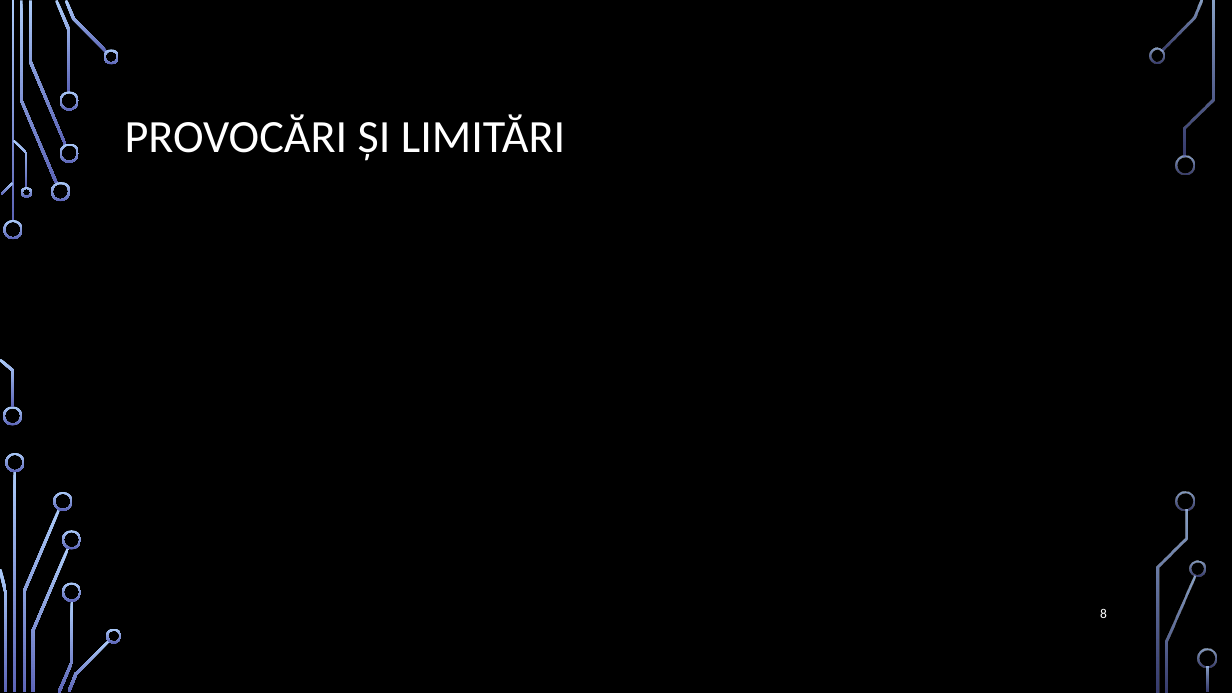
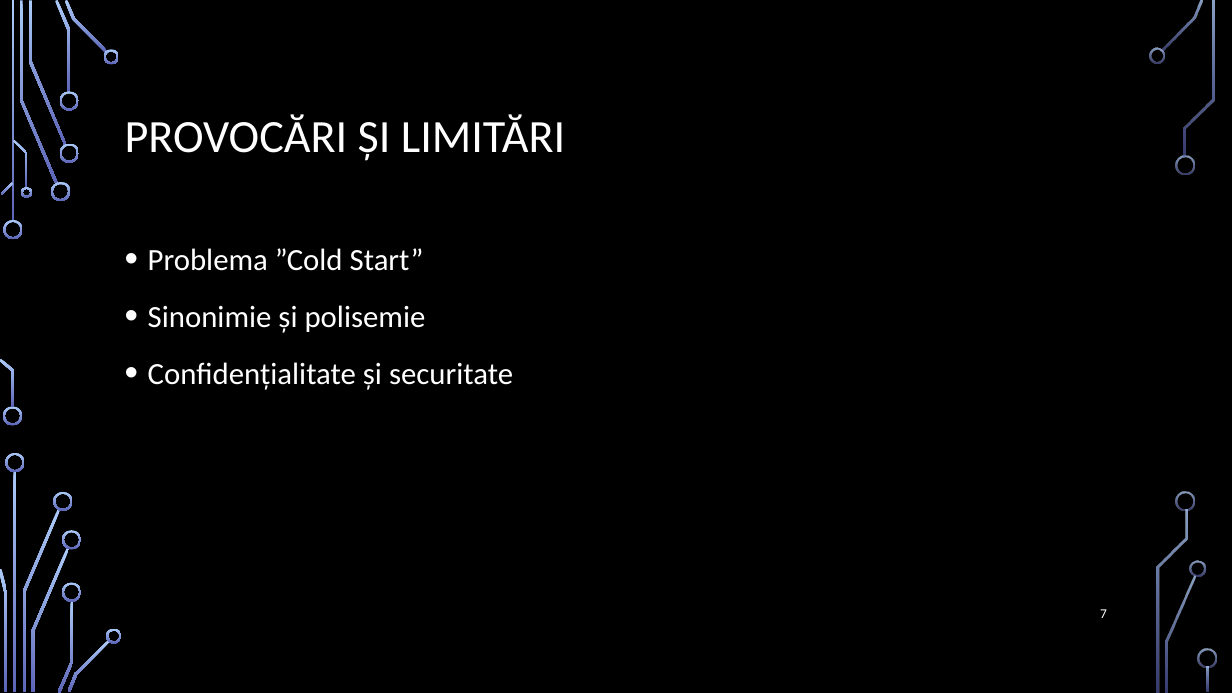
Before and after one commit to bucilamihai/Licenta, a slide deck: slide 7 of PrezentareLicenta.pptx (slide 8 before the commit). Drawn at 1232x693 pixels with LibreOffice and Linux fonts; fonts in the diff are those of the drawing; background and template pictures are left out. Boxes give left, top, right and bottom in pixels: in the first picture for what was removed or moved away, otherwise in the second. Text is boxed around its words. In the diff, an @@ line names an element or a change of style, - is before the commit and + after.

```diff
--- a/PrezentareLicenta.pptx
+++ b/PrezentareLicenta.pptx
@@ text added at [148,248,513,390], 24 pt, text #FFFFFF @@
+• Problema ”Cold Start”
+• Sinonimie și polisemie
+• Confidențialitate și securitate
@@ page number at [1100,609,1107,618]: text changed @@
-8
+7
```
Also in this commit, not shown: 5 other slides changed, 5 slides added, 3 slides removed, 1 other file.
